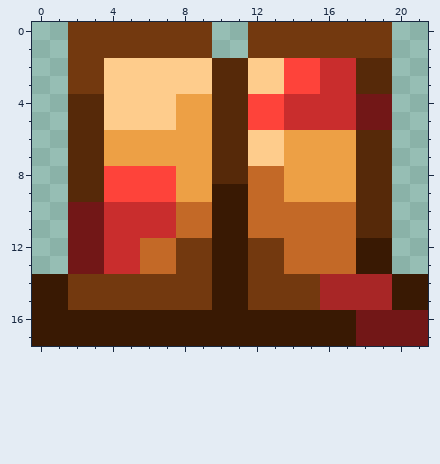
Pixel-art sprite -- Content/Armor/Hay/HayGreaves.png. This is how it looked before the edit.
The file is 22x18 pixels.
The same view after the edit:
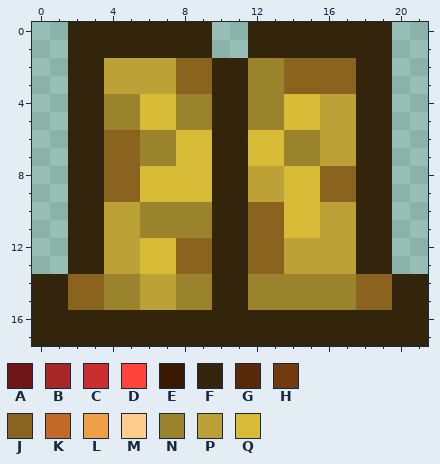
Palette (. is transparent): A #721717  B #a82626  C #c92d2d  D #fe433a  E #391903  F #33250c  G #562909  H #73390f  J #8a641e  K #c36927  L #eda045  M #fecc8c  N #99832c  P #bca136  Q #d7ba36
Commit: Added Hay Armour and updated the Haystack Needler
Edits made:
Changed rows in their new state; - is an unchanged pixel.
first column x 0:
 0 --FFFFFFFF--FFFFFFFF--
 1 --FFFFFFFF--FFFFFFFF--
 2 --FFPPPPJJFFNNJJJJFF--
 3 --FFPPPPJJFFNNJJJJFF--
 4 --FFNNQQNNFFNNQQPPFF--
 5 --FFNNQQNNFFNNQQPPFF--
 6 --FFJJNNQQFFQQNNPPFF--
 7 --FFJJNNQQFFQQNNPPFF--
 8 --FFJJQQQQFFPPQQJJFF--
 9 --FFJJQQQQFFPPQQJJFF--
10 --FFPPNNNNFFJJQQPPFF--
11 --FFPPNNNNFFJJQQPPFF--
12 --FFPPQQJJFFJJPPPPFF--
13 --FFPPQQJJFFJJPPPPFF--
14 FFJJNNPPNNFFNNNNNNJJFF
15 FFJJNNPPNNFFNNNNNNJJFF
16 FFFFFFFFFFFFFFFFFFFFFF
17 FFFFFFFFFFFFFFFFFFFFFF
